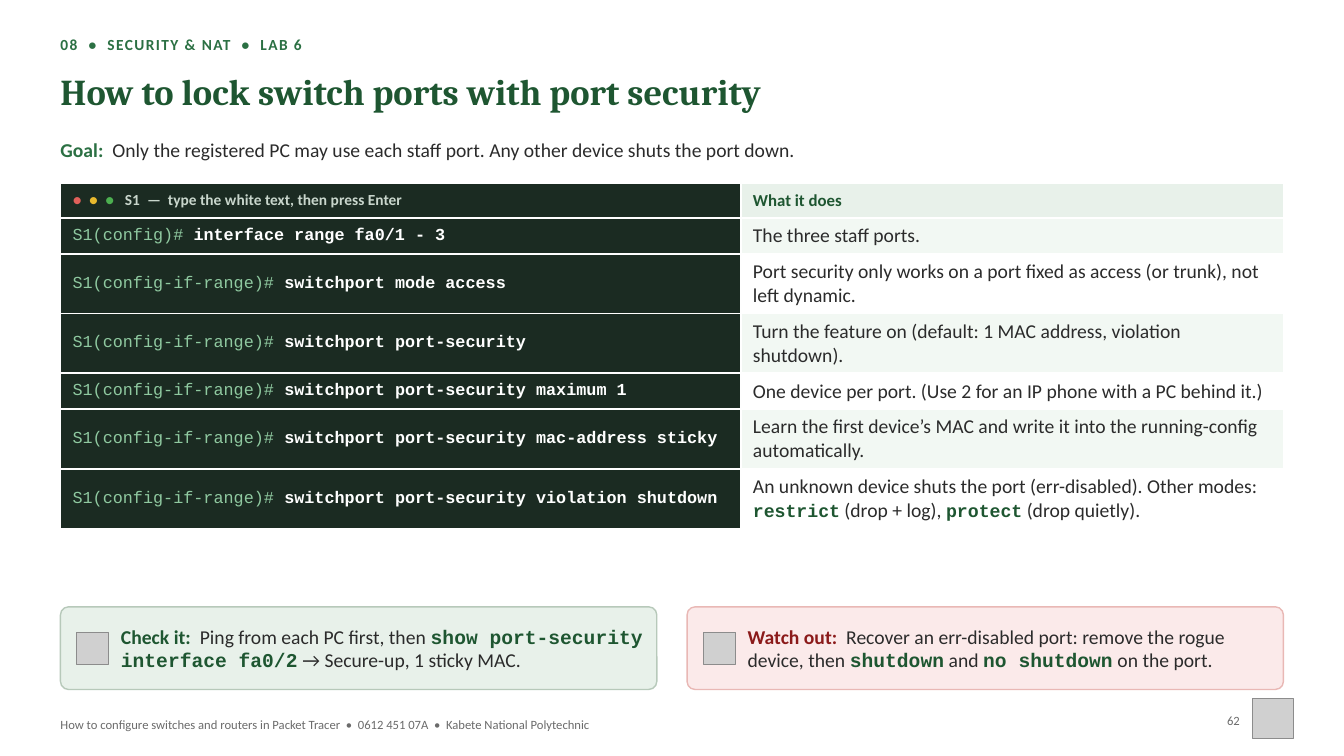
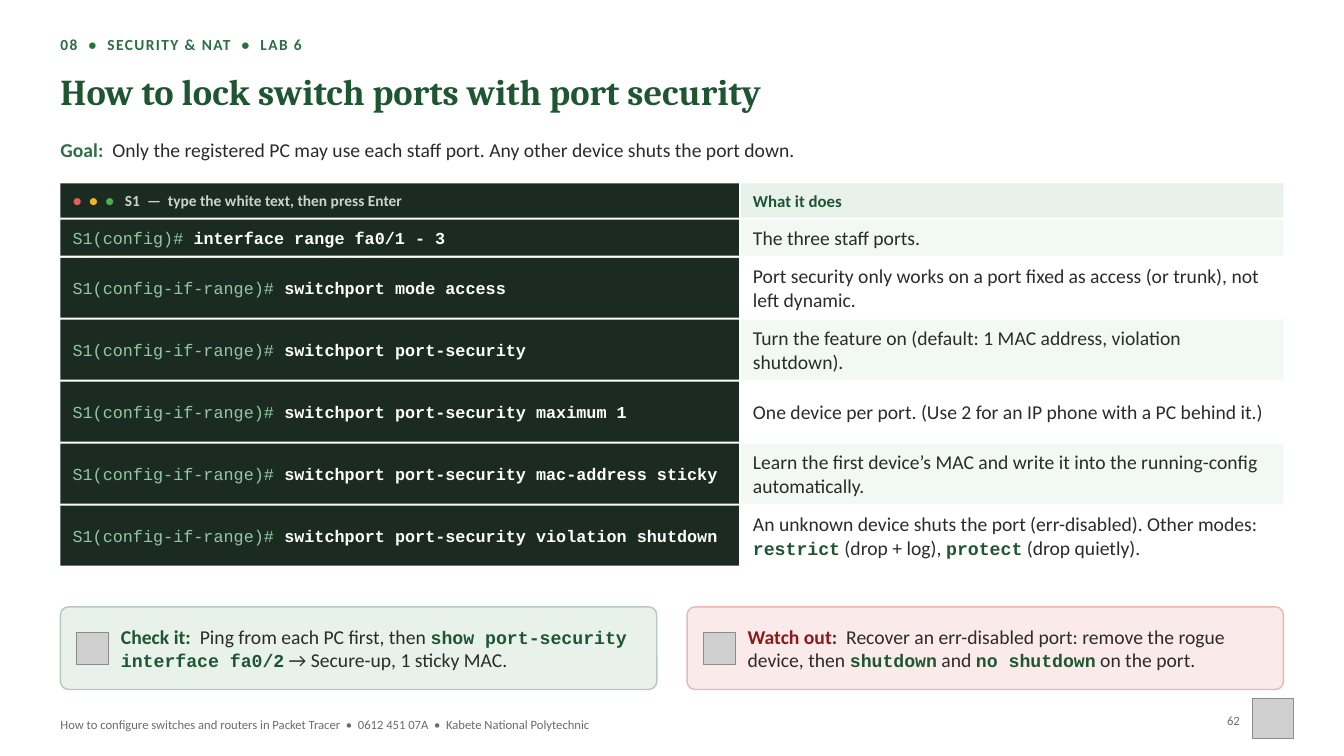
Before and after one commit to proJacob/israel, a slide deck: slide 62 of Packet_Tracer_CLI_Workbook_0612_451_07A.pptx. Drawn at 1344x756 pixels with LibreOffice and Linux fonts; fonts in the diff are those of the drawing; grey boxes stand for pictures; background and template pictures are left out. Boxes give left, top, right and bottom in pixels: in the first picture for what was removed or moved away, otherwise in the second. Text is boxed around its words. In the diff, an @@ line names an element or a change of style, - is before the commit and + after.

```diff
--- a/Packet_Tracer_CLI_Workbook_0612_451_07A.pptx
+++ b/Packet_Tracer_CLI_Workbook_0612_451_07A.pptx
@@ table removed at (x1=60, y1=184, x2=1284, y2=525), 7 rows, 2 columns @@
-● ● ● S1 — type the white text, then press Enter | What it does
-S1(config)# interface range fa0/1 - 3 | The three staff ports.
-S1(config-if-range)# switchport mode access | Port security only works on a port fixed as access (or trunk), not left dynamic.
-S1(config-if-range)# switchport port-security | Turn the feature on (default: 1 MAC address, violation shutdown).
-S1(config-if-range)# switchport port-security maximum 1 | One device per port. (Use 2 for an IP phone with a PC behind it.)
-S1(config-if-range)# switchport port-security mac-address sticky | Learn the first device’s MAC and write it into the running-config automatically.
-S1(config-if-range)# switchport port-security violation shutdown | An unknown device shuts the port (err-disabled). Other modes: restrict (drop + log), protect (drop quietly).
@@ text added at (x1=73, y1=231, x2=445, y2=248), 12 pt, text #FFFFFF, bold @@
+S1(config)# interface range fa0/1 - 3
@@ rectangle added at (x1=741, y1=220, x2=1284, y2=256), fill #F2F8F3, 14 pt, text #2B2B2B @@
+The three staff ports.
@@ rectangle added at (x1=741, y1=258, x2=1284, y2=318), fill #FFFFFF, 14 pt, text #2B2B2B @@
+Port security only works on a port fixed as access (or trunk), not left dynamic.
@@ text added at (x1=73, y1=282, x2=505, y2=298), 12 pt, text #8FC9A0 @@
+S1(config-if-range)# switchport mode access
@@ rectangle added at (x1=741, y1=320, x2=1284, y2=379), fill #F2F8F3, 14 pt, text #2B2B2B @@
+Turn the feature on (default: 1 MAC address, violation shutdown).
@@ text added at (x1=73, y1=344, x2=526, y2=360), 12 pt, text #FFFFFF, bold @@
+S1(config-if-range)# switchport port-security
@@ rectangle added at (x1=741, y1=382, x2=1284, y2=442), fill #FFFFFF, 14 pt, text #2B2B2B @@
+One device per port. (Use 2 for an IP phone with a PC behind it.)
@@ text added at (x1=73, y1=406, x2=627, y2=422), 12 pt, text #FFFFFF, bold @@
+S1(config-if-range)# switchport port-security maximum 1
@@ rectangle added at (x1=741, y1=444, x2=1284, y2=503), fill #F2F8F3, 14 pt, text #2B2B2B @@
+Learn the first device’s MAC and write it into the running-config automatically.
@@ text added at (x1=73, y1=468, x2=717, y2=484), 12 pt, text #FFFFFF, bold @@
+S1(config-if-range)# switchport port-security mac-address sticky
@@ rectangle added at (x1=60, y1=506, x2=739, y2=566), fill #1B2B22, 12 pt, text #FFFFFF, bold @@
+S1(config-if-range)# switchport port-security violation shutdown
@@ rectangle added at (x1=741, y1=506, x2=1284, y2=566), fill #FFFFFF, 14 pt, text #2B2B2B @@
+An unknown device shuts the port (err-disabled). Other modes: restrict (drop + log), protect (drop quietly).
@@ text "Check it: Ping from each ..." at (x1=121, y1=630, x2=627, y2=670): size 14 to 13 pt in "show port-security interface fa0/2" @@
@@ text "Watch out: Recover an err-disabled ..." at (x1=748, y1=630, x2=1225, y2=670): size 14 to 13 pt in "shutdown no shutdown" @@
```
Also in this commit, not shown: 42 other slides changed, 11 other files.
